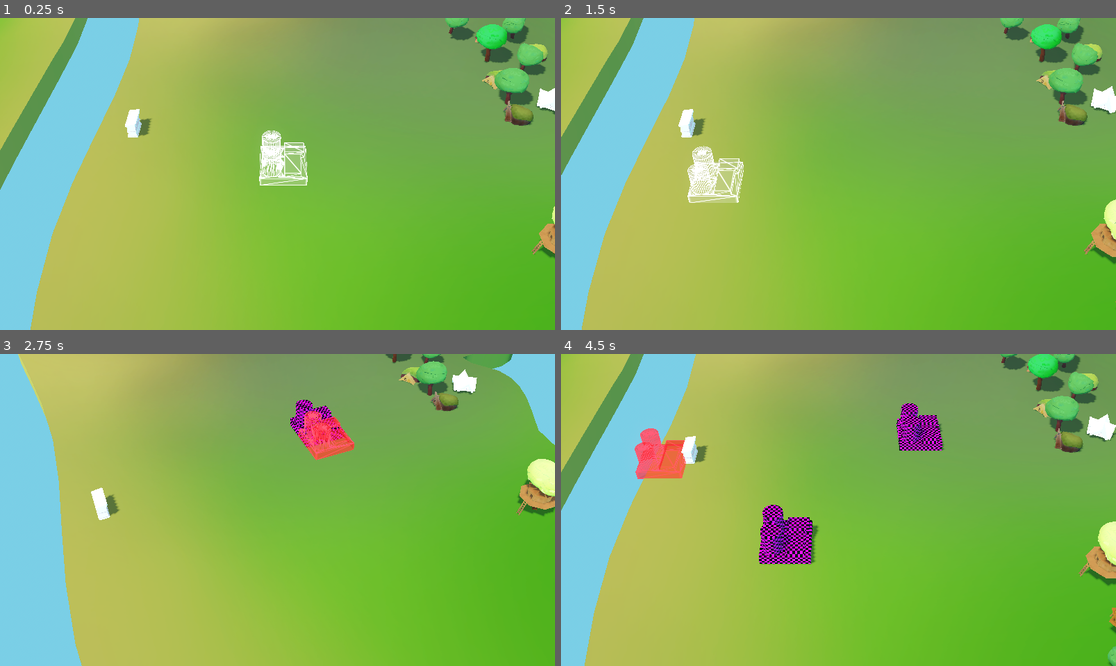
Above: before the commit, frames 1-4 (two rows, left to right).
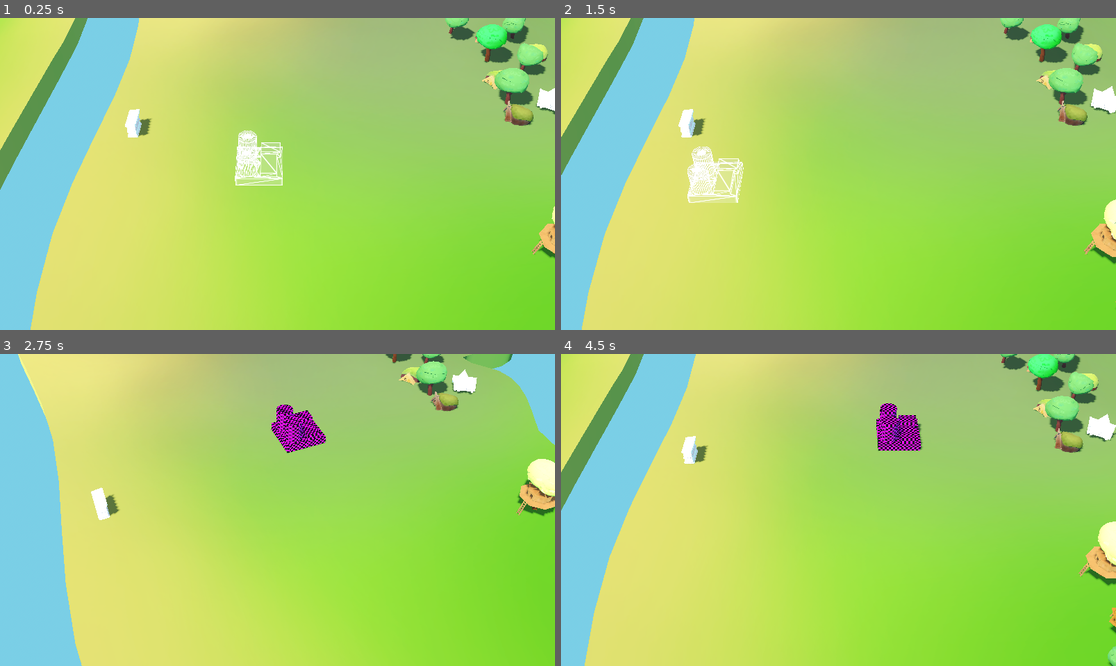
Above: after the commit, the same moments.

Repository: Baizard-13/Racoonomics
Game: Godot game, scene res://Location/location.tscn
The game is run twice, just before and just after one commit, with the same random seed, the same clock (stepped at 60 frames per second) and the same inputs.
Inputs (mouse positions are in pixels of both pictures, inside the frame that each line leads up to):
- Up to frame 1 (0.25 s): no input
- Up to frame 2 (1.5 s): tap Enter at 0.5 s; move the mouse to (960, 158) at 0.52 s; tap A (a) at 0.6 s; tap D (d) at 0.8, 1.35 s; tap Space at 1.25 s; move the mouse to (727, 189) at 1.27 s
- Up to frame 3 (2.75 s): tap E (e) at 1.55, 2.1 s; tap Enter at 2 s; move the mouse to (333, 441) at 2.02 s; press the mouse at (333, 441) at 2.03 s
- Up to frame 4 (4.5 s): tap Space at 2.75, 4.25 s; move the mouse to (810, 572) at 2.77 s; release the mouse at (810, 572) at 2.78 s; click (810, 572) at 2.85 s; tap Q (q) at 3.05, 3.6 s; tap Enter at 3.5 s; move the mouse to (1005, 556) at 3.52 s; tap S (s) at 3.8, 4.35 s; move the mouse to (672, 463) at 4.27 s

The runs differ from the first frame. In frame 1, 87% of the frame differs, in the area x 0-100%, y 0-100%; in frame 2, 87%; in frame 3, 87%; in frame 4, 88%.

Commit message:
building mode progress, unfinished grid display

Diff:
--- a/Grid/scenes/grid_region.tscn
+++ b/Grid/scenes/grid_region.tscn
@@ -1,6 +1,20 @@
 [gd_scene format=3 uid="uid://bu4ik4j52immm"]
 
 [ext_resource type="Script" uid="uid://lb3bthdj0e38" path="res://Grid/scripts/grid_region.gd" id="1_wwy7w"]
+[ext_resource type="Shader" uid="uid://b531xe4wsbhe0" path="res://shaders/grid_projection.gdshader" id="2_yr08g"]
+
+[sub_resource type="ShaderMaterial" id="ShaderMaterial_makip"]
+resource_local_to_scene = true
+render_priority = 2
+shader = ExtResource("2_yr08g")
+shader_parameter/line_color = Color(1, 1, 1, 1)
+shader_parameter/line_width = 1.0
+shader_parameter/grid_size = Vector2(10, 10)
+shader_parameter/world_offset = Vector3(-4.4246826, 0, 0)
+
+[sub_resource type="BoxMesh" id="BoxMesh_yr08g"]
+resource_local_to_scene = true
+size = Vector3(1, 3, 1)
 
 [sub_resource type="Shader" id="Shader_yr08g"]
 code = "shader_type spatial;
@@ -96,6 +110,12 @@
 [node name="GridRegion" type="Node3D" unique_id=1793561490]
 script = ExtResource("1_wwy7w")
 
+[node name="GameGridView" type="MeshInstance3D" parent="." unique_id=955071552]
+transform = Transform3D(1, 0, 0, 0, 1, 0, 0, 0, 1, 0, 1.5, 0)
+visible = false
+material_override = SubResource("ShaderMaterial_makip")
+mesh = SubResource("BoxMesh_yr08g")
+
 [node name="EditorVisualizer" type="MeshInstance3D" parent="." unique_id=1284685888]
 material_override = SubResource("ShaderMaterial_yr08g")
 mesh = SubResource("BoxMesh_wwy7w")
--- a/Grid/scenes/world_grid.tscn
+++ b/Grid/scenes/world_grid.tscn
@@ -4,5 +4,3 @@
 
 [node name="WorldGrid" type="Node3D" unique_id=1294225932]
 script = ExtResource("1_xqrfh")
-
-[node name="Buildings" type="Node3D" parent="." unique_id=1244849229]
--- a/Grid/scripts/grid_region.gd
+++ b/Grid/scripts/grid_region.gd
@@ -8,9 +8,11 @@
 	set(value):
 		size = value
 		_editor_update_visualization()
+		#_update_game_view()
 
-@export_tool_button("Snap region to WorldGrid", 'SnapGrid') var snap_button = _editor_snap_self_to_grid
+# @export_tool_button("Snap region to WorldGrid", 'SnapGrid') var snap_button = _editor_snap_self_to_grid # CURSE THIS BUTTON
 
+@onready var game_grid_view: MeshInstance3D = $GameGridView
 @onready var editor_visualizer: MeshInstance3D = $EditorVisualizer
 @onready var editor_region_name: Label3D = $EditorVisualizer/Label3D
 
@@ -31,6 +33,9 @@
 	if !Engine.is_editor_hint():
 		editor_visualizer.queue_free()
 		set_process(false)
+		_update_game_view()
+	else:
+		set_highlight_grid(true)
 
 func _editor_snap_self_to_grid():
 	var grid = get_parent()
@@ -66,8 +71,26 @@
 
 	editor_region_name.text = "%s (%dx%d)" % [name, size.x, size.y]
 
+func set_highlight_grid(enable: bool) -> void:
+	if enable: _update_game_view()
+	$GameGridView.visible = enable
+
+func _update_game_view() -> void:
+	var grid = get_parent()
+	if grid == null or !(grid is WorldGrid):
+		return
+	if !game_grid_view: game_grid_view = $GameGridView # godot is weird sometimes
+
+	var cell_size : Vector2 = grid.cell_size
+	game_grid_view.mesh.size = Vector3(size.x * cell_size.x, 2.0, size.y * cell_size.y)
+
+	game_grid_view.material_override.set_shader_parameter("grid_size", Vector2(cell_size.x, cell_size.y))
+	game_grid_view.material_override.set_shader_parameter("world_offset", grid.global_position)
+
 func _process(_delta: float) -> void:
-	_editor_update_visualization()
+	if Engine.get_process_frames() % 10 == 0:
+		_update_game_view()
+		_editor_update_visualization()
 
 func _get_configuration_warnings() -> PackedStringArray:
 	var warnings = PackedStringArray()
--- a/Grid/scripts/world_grid.gd
+++ b/Grid/scripts/world_grid.gd
@@ -14,7 +14,7 @@
 
 func world_to_cell(world_pos: Vector3) -> Vector2i:
 	var relative_pos : Vector3 = world_pos - global_position
-	return Vector2i(round(relative_pos.x / cell_size.x), round(relative_pos.z / cell_size.y))
+	return Vector2i(floori(relative_pos.x / cell_size.x), floori(relative_pos.z / cell_size.y))
 
 func cell_to_world(cell: Vector2i) -> Vector3:
 	return Vector3(cell.x * cell_size.x, 0, cell.y * cell_size.y)
@@ -54,10 +54,23 @@
 	return overlap_cells
 
 func get_overlap_with_clearance(rect: Rect2i, clearance: int) -> Array[Vector2i]:
-	return get_overlap(Rect2i(
-		rect.position - Vector2i(clearance, clearance),
-		rect.size + Vector2i(clearance * 2, clearance * 2)
-	))
+	var overlap_cells : Array[Vector2i]
+
+	for x in range(-clearance, rect.size.x + clearance):
+		for y in range(-clearance, rect.size.y + clearance):
+			var cell := rect.position + Vector2i(x, y)
+			var is_clearance : bool = x < 0 or x >= rect.size.x or y < 0 or y >= rect.size.y
+
+			if (!valid_cells.has(cell) and !is_clearance) or occupied_cells.has(cell):
+				overlap_cells.append(Vector2i(cell))
+
+	return overlap_cells
+
+func set_draw_grid(value: bool) -> void:
+	for child in get_children():
+		if child is GridRegion:
+			var region = child as GridRegion
+			region.set_highlight_grid(value)
 
 func get_building_at_cell(cell: Vector2i) -> StringName:
 	if occupied_cells.has(cell):
@@ -65,12 +78,7 @@
 	return ""
 
 func try_place_building(building: Building) -> bool:
-	var building_cells = building.get_cells()
-	for cell in building_cells:
-		if !valid_cells.has(cell) or occupied_cells.has(cell):
-			return false
-
-	if get_overlap_with_clearance(Rect2i(building.origin_cell, building.dimensions), building.clearance).size() > 0:
+	if !get_overlap_with_clearance(Rect2i(building.origin_cell, building.dimensions), building.clearance).is_empty():
 		return false
 
 	var building_rect = Rect2i(building.origin_cell, building.dimensions)
--- a/Location/location.tscn
+++ b/Location/location.tscn
@@ -11,7 +11,7 @@
 [ext_resource type="Script" uid="uid://cyfhjwceljlyj" path="res://scripts/FarmWork.gd" id="5_wlodm"]
 
 [sub_resource type="ShaderMaterial" id="ShaderMaterial_uiog4"]
-render_priority = 2
+render_priority = 5
 shader = ExtResource("4_34ytl")
 shader_parameter/is_valid = false
 shader_parameter/wire_width = 0.255
@@ -56,52 +56,52 @@
 building_ghost_material = SubResource("ShaderMaterial_uiog4")
 
 [node name="WorldGrid" parent="." unique_id=1294225932 instance=ExtResource("3_tnktr")]
-transform = Transform3D(1, 0, 0, 0, 1, 0, 0, 0, 1, -4.4246826, 0, 0)
+transform = Transform3D(1, 0, 0, 0, 1, 0, 0, 0, 1, 5.4072876, 0, 0)
 cell_size = Vector2(10, 10)
 
 [node name="WestRegion" parent="WorldGrid" unique_id=1534974895 instance=ExtResource("2_34a2q")]
-transform = Transform3D(1, 0, 0, 0, 1, 0, 0, 0, 1, -95, 0, -5)
-origin = Vector2i(-18, -13)
+transform = Transform3D(1, 0, 0, 0, 1, 0, 0, 0, 1, -105, 0, -5)
+origin = Vector2i(-18, -12)
 size = Vector2i(17, 25)
 
 [node name="EastRegion" parent="WorldGrid" unique_id=1440203446 instance=ExtResource("2_34a2q")]
-transform = Transform3D(1, 0, 0, 0, 1, 0, 0, 0, 1, 125, 0, -5)
-origin = Vector2i(5, -13)
+transform = Transform3D(1, 0, 0, 0, 1, 0, 0, 0, 1, 115, 1.8293571, -5)
+origin = Vector2i(4, -12)
 size = Vector2i(17, 25)
 
 [node name="WolfRegion" parent="WorldGrid" unique_id=1926414541 instance=ExtResource("2_34a2q")]
-transform = Transform3D(1, 0, 0, 0, 1, 0, 0, 0, 1, -85, 0, -155)
-origin = Vector2i(-11, -18)
+transform = Transform3D(1, 0, 0, 0, 1, 0, 0, 0, 1, -105, 0, -155)
+origin = Vector2i(-12, -17)
 size = Vector2i(5, 5)
 
 [node name="FrogRegion" parent="WorldGrid" unique_id=1323396244 instance=ExtResource("2_34a2q")]
-transform = Transform3D(1, 0, 0, 0, 1, 0, 0, 0, 1, -75, 0, 145)
+transform = Transform3D(1, 0, 0, 0, 1, 0, 0, 0, 1, -85, 0, 145)
 origin = Vector2i(-10, 13)
 size = Vector2i(5, 5)
 
 [node name="BeaverRegion" parent="WorldGrid" unique_id=7218940 instance=ExtResource("2_34a2q")]
-transform = Transform3D(1, 0, 0, 0, 1, 0, 0, 0, 1, 95, 0, -155)
-origin = Vector2i(8, -18)
+transform = Transform3D(1, 0, 0, 0, 1, 0, 0, 0, 1, 85, -0.31860924, -155)
+origin = Vector2i(7, -17)
 size = Vector2i(5, 5)
 
 [node name="RaccoonRegion" parent="WorldGrid" unique_id=337522427 instance=ExtResource("2_34a2q")]
-transform = Transform3D(1, 0, 0, 0, 1, 0, 0, 0, 1, 235, 0, -115)
-origin = Vector2i(22, -14)
+transform = Transform3D(1, 0, 0, 0, 1, 0, 0, 0, 1, 225, 7.3312454, -115)
+origin = Vector2i(21, -13)
 size = Vector2i(5, 5)
 
 [node name="SquirrelRegion" parent="WorldGrid" unique_id=1937956173 instance=ExtResource("2_34a2q")]
-transform = Transform3D(1, 0, 0, 0, 1, 0, 0, 0, 1, 235, 0, 15)
-origin = Vector2i(22, 0)
+transform = Transform3D(1, 0, 0, 0, 1, 0, 0, 0, 1, 225, -0.3942299, 25)
+origin = Vector2i(21, 1)
 size = Vector2i(5, 5)
 
 [node name="HareRegion" parent="WorldGrid" unique_id=388067982 instance=ExtResource("2_34a2q")]
-transform = Transform3D(1, 0, 0, 0, 1, 0, 0, 0, 1, 125, 0, 145)
+transform = Transform3D(1, 0, 0, 0, 1, 0, 0, 0, 1, 125, -0.32754517, 145)
 origin = Vector2i(11, 13)
 size = Vector2i(5, 5)
 
 [node name="FoxRegion" parent="WorldGrid" unique_id=1027696517 instance=ExtResource("2_34a2q")]
-transform = Transform3D(1, 0, 0, 0, 1, 0, 0, 0, 1, -205, 0, 55)
-origin = Vector2i(-23, 4)
+transform = Transform3D(1, 0, 0, 0, 1, 0, 0, 0, 1, -215, 0, 65)
+origin = Vector2i(-23, 5)
 size = Vector2i(5, 5)
 
 [node name="WorldEnvironment" type="WorldEnvironment" parent="." unique_id=595020413]
@@ -110,7 +110,7 @@
 [node name="Environment" parent="." unique_id=1531277812 instance=ExtResource("1_vju3g")]
 
 [node name="CharacterBody3D" type="CharacterBody3D" parent="." unique_id=1858140852]
-transform = Transform3D(1, 0, 0, 0, 0.70710677, 0.7071068, 0, -0.7071068, 0.70710677, 113.10631, -0.5235214, 22.76151)
+transform = Transform3D(1, 0, 0, 0, 0.70710677, 0.70710677, 0, -0.70710677, 0.70710677, 113.10631, -0.5235214, 22.76151)
 script = ExtResource("2_u6sc3")
 
 [node name="CollisionShape3D" type="CollisionShape3D" parent="CharacterBody3D" unique_id=271896591]
@@ -127,7 +127,7 @@
 [node name="DirectionalLight3D" type="DirectionalLight3D" parent="." unique_id=1060950206]
 transform = Transform3D(-0.5591928, -0.66122705, -0.5000821, 0, -0.6032079, 0.7975839, -0.82903767, 0.44600314, 0.3373095, 0, 0, 0)
 light_color = Color(0.99, 0.86212504, 0.7425, 1)
-light_energy = 0.3
+light_energy = 0.9
 light_specular = 0.0
 shadow_enabled = true
 directional_shadow_mode = 0
--- a/buildings/scenes/2x2_test_building.tscn
+++ b/buildings/scenes/2x2_test_building.tscn
@@ -36,4 +36,5 @@
 mesh = SubResource("BoxMesh_w2xy1")
 
 [node name="CSGBakedMeshInstance3D" type="MeshInstance3D" parent="." index="3" unique_id=2133245618]
+transform = Transform3D(0.999, 0, 0, 0, 0.999, 0, 0, 0, 0.999, 0, 0, 0)
 mesh = SubResource("ArrayMesh_w2xy1")
--- a/scripts/build_mode_controller.gd
+++ b/scripts/build_mode_controller.gd
@@ -42,10 +42,12 @@
 	current_ghost.set_override_property("is_valid", true)
 	current_ghost.is_ghost = true
 
+	grid.set_draw_grid(true)
 	grid.add_child(current_ghost)
 
 func exit_build_mode() -> void:
 	current_building = null
+	grid.set_draw_grid(false)
 	if current_ghost:
 		current_ghost.queue_free()
 		current_ghost = null
@@ -71,8 +73,8 @@
 
 	if !grid.try_place_building(placed_building):
 		placed_building.queue_free()
-	#else:
-		#exit_build_mode()
+	else:
+		exit_build_mode()
 
 func _input(event: InputEvent) -> void:
 	if !current_building or !current_ghost:
--- /dev/null
+++ b/shaders/grid_projection.gdshader
@@ -0,0 +1,31 @@
+shader_type spatial;
+render_mode unshaded, depth_draw_never, cull_front;
+
+uniform vec4 line_color : source_color;
+uniform float line_width;
+
+uniform sampler2D depth_texture : hint_depth_texture;
+uniform vec2 grid_size = vec2(10.0, 10.0);
+uniform vec3 world_offset;
+
+void fragment() {
+	vec2 screen_uv = SCREEN_UV;
+	float depth = texture(depth_texture, SCREEN_UV).r;
+
+	vec4 clip_pos = vec4(SCREEN_UV * 2.0 - 1.0, depth, 1.0);
+	vec4 view_pos = INV_PROJECTION_MATRIX * clip_pos;
+	view_pos /= view_pos.w;
+
+	vec3 world_position = (INV_VIEW_MATRIX * view_pos).xyz - world_offset;
+
+	vec2 grid_uv = world_position.xz / grid_size;
+	vec2 uv_deriv = fwidth(grid_uv);
+	vec2 grid_dist = abs(fract(grid_uv + 0.5) - 0.5);
+
+	vec2 line_aa = uv_deriv * 0.5;
+	vec2 line_alphas = 1.0 - smoothstep(uv_deriv * line_width * 0.5 - line_aa, uv_deriv * line_width * 0.5 + line_aa, grid_dist);
+	float on_line = max(line_alphas.x, line_alphas.y);
+
+	ALBEDO = line_color.rgb;
+	ALPHA = line_color.a * on_line;
+}
Not shown, added: shaders/grid_projection.gdshader.uid
